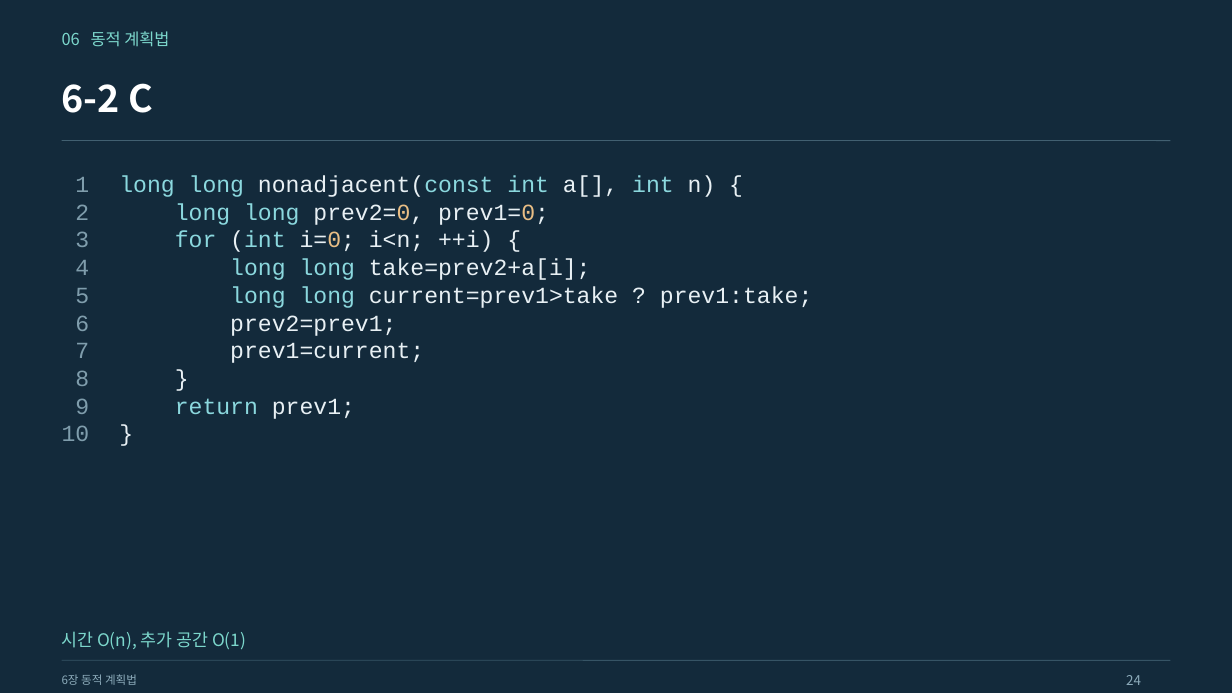
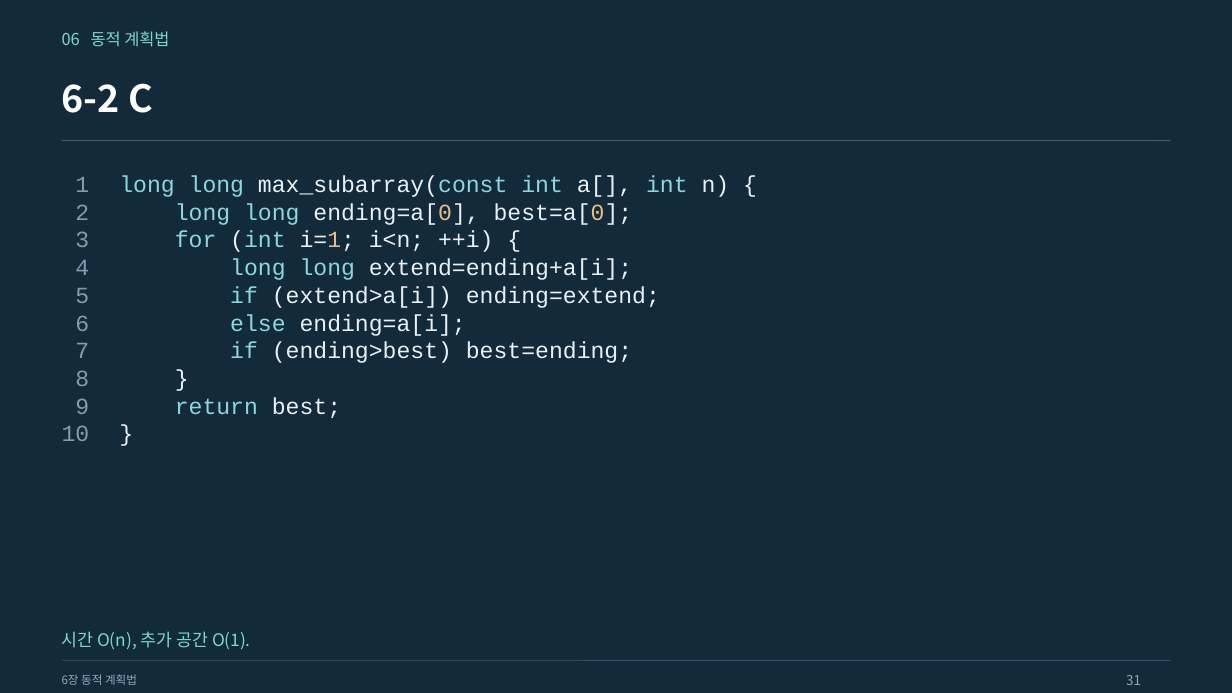
Before and after one commit to Sangdon-Park/Sangdon-Park.github.io, a slide deck: slide 31 of data/알고리즘/6장_동적_계획법.pptx (slide 24 before the commit). Drawn at 1232x693 pixels with LibreOffice and Linux fonts; fonts in the diff are those of the drawing. Boxes give left, top, right and bottom in pixels: in the first picture for what was removed or moved away, otherwise in the second. Text is boxed around its words. In the diff, an @@ line names an element or a change of style, - is before the commit and + after.

Commit message:
feat: rebuild chapter 6 around stairs and maximum subarray

```diff
--- a/data/알고리즘/6장_동적_계획법.pptx
+++ b/data/알고리즘/6장_동적_계획법.pptx
@@ text at [119,175,730,363]: text changed @@
-long long nonadjacent(const int a[], int n) {
-long long prev2=0, prev1=0;
-for (int i=0; i<n; ++i) {
-long long take=prev2+a[i];
-long long current=prev1>take ? prev1:take;
-prev2=prev1;
-prev1=current;
+long long max_subarray(const int a[], int n) {
+long long ending=a[0], best=a[0];
+for (int i=1; i<n; ++i) {
+long long extend=ending+a[i];
+if (extend>a[i]) ending=extend;
+else ending=a[i];
+if (ending>best) best=ending;
@@ text at [175,397,341,418]: text changed @@
-return prev1;
+return best;
@@ text at [62,631,251,649]: text changed @@
-시간 O(n), 추가 공간 O(1)
+시간 O(n), 추가 공간 O(1).
@@ text at [1126,675,1141,685]: text changed @@
-24
+31
```
Also in this commit, not shown: 37 other slides changed, 20 slides added, 9 slides removed, 22 other files.
